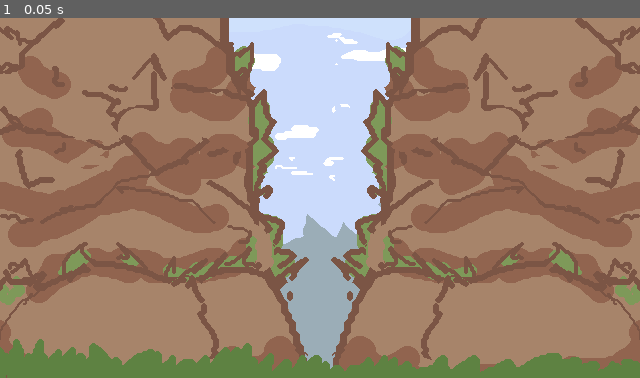
Above: before the commit, frame 1.
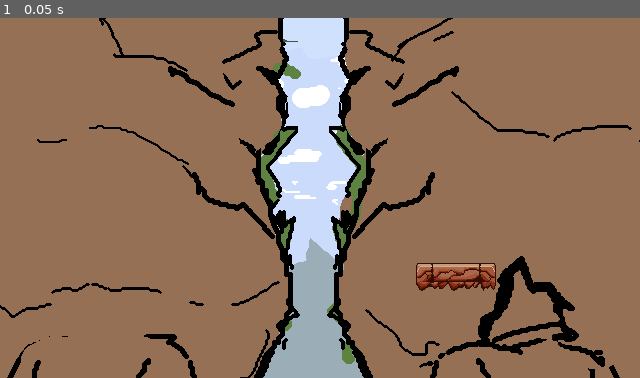
Above: after the commit, the same moment.

Repository: DeVelox/Niro
Game: Godot game, scene res://levels/boss2/phase_intro.tscn
Same seed, same stepped clock (60 frames per second), same inputs: the game is played once before the commit and once after it. This scene is started directly instead of the project's main scene. The engine's default icon, where the game draws it, is replaced by a stand-in: a white triangle on a blue panel in a dark square.
Inputs:
- Up to frame 1 (0.05 s): no input

The runs differ from the first frame. In frame 1, 33% of the frame differs, in the area x 0-100%, y 0-100%.
Error in both runs: Cannot call method 'add_child' on a null value. (res://scripts/level.gd:22)

Commit message:
Update phase_intro.tscn

Diff:
--- a/levels/boss2/phase_intro.tscn
+++ b/levels/boss2/phase_intro.tscn
@@ -1,8 +1,6 @@
-[gd_scene load_steps=7 format=3 uid="uid://11k1evldx0uf"]
+[gd_scene load_steps=5 format=3 uid="uid://11k1evldx0uf"]
 
 [ext_resource type="Script" path="res://scripts/level.gd" id="1_ng6xm"]
-[ext_resource type="Texture2D" uid="uid://c43ygn1u7sueg" path="res://assets/elliot/stoneGiantPlaceholder1.png" id="2_x01o6"]
-[ext_resource type="Texture2D" uid="uid://by88pqvsnr0kq" path="res://assets/elliot/tutorialPlaceholder.png" id="3_f40wx"]
 [ext_resource type="Texture2D" uid="uid://d2unvips8vk5y" path="res://assets/elliot/tutorialPlaceholder1.png" id="4_a5ave"]
 [ext_resource type="PackedScene" uid="uid://bb44qdp7l5m62" path="res://prefabs/level design/tilemap.tscn" id="5_q68go"]
 
@@ -13,23 +11,7 @@
 [node name="Level" type="Node2D"]
 script = ExtResource("1_ng6xm")
 
-[node name="Chest" type="TextureRect" parent="."]
-visible = false
-z_index = -1
-offset_right = 40.0
-offset_bottom = 40.0
-texture = ExtResource("2_x01o6")
-
-[node name="Feet" type="TextureRect" parent="."]
-z_index = -1
-offset_left = -16.0
-offset_top = -16.0
-offset_right = 656.0
-offset_bottom = 376.0
-texture = ExtResource("3_f40wx")
-
 [node name="Legs" type="TextureRect" parent="."]
-visible = false
 z_index = -1
 offset_left = -16.0
 offset_top = -16.0
@@ -38,10 +20,12 @@
 texture = ExtResource("4_a5ave")
 
 [node name="Spawn" type="Marker2D" parent="."]
+position = Vector2(459, 13)
 metadata/_edit_group_ = true
 
 [node name="CollisionShape2D" type="CollisionShape2D" parent="Spawn"]
 position = Vector2(0, 10)
 shape = SubResource("CapsuleShape2D_m7p01")
 
-[node name="Tilemap" parent="." instance=ExtResource("5_q68go")]
+[node name="Scene1" parent="." instance=ExtResource("5_q68go")]
+layer_1/tile_data = PackedInt32Array(-524262, 1245191, 5, -458726, 1245191, 6, -524261, 1310727, 5, -458725, 1310727, 6, -524260, 1376263, 5, -458724, 1376263, 6, -524259, 1441799, 5, -458723, 1441799, 6, -524258, 1507335, 5, -458722, 1507335, 6, -393190, 524295, 8, -393189, 589831, 8, -393188, 655367, 8, -393187, 786439, 6, -393186, 851975, 6)
